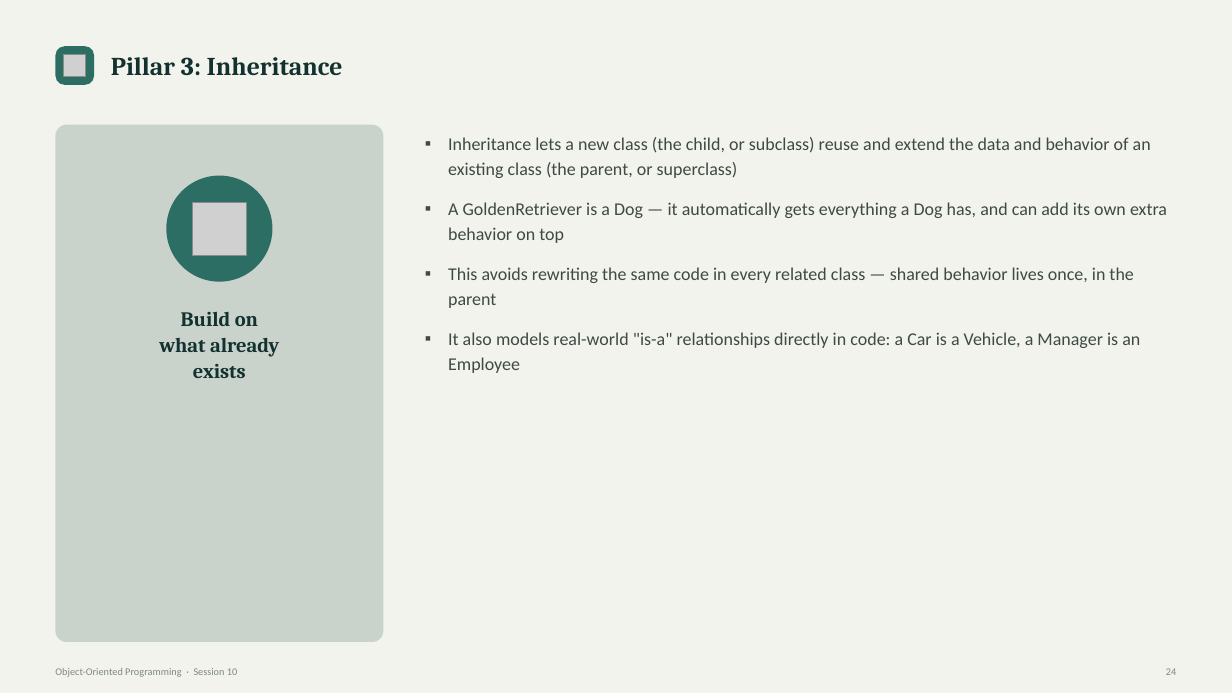
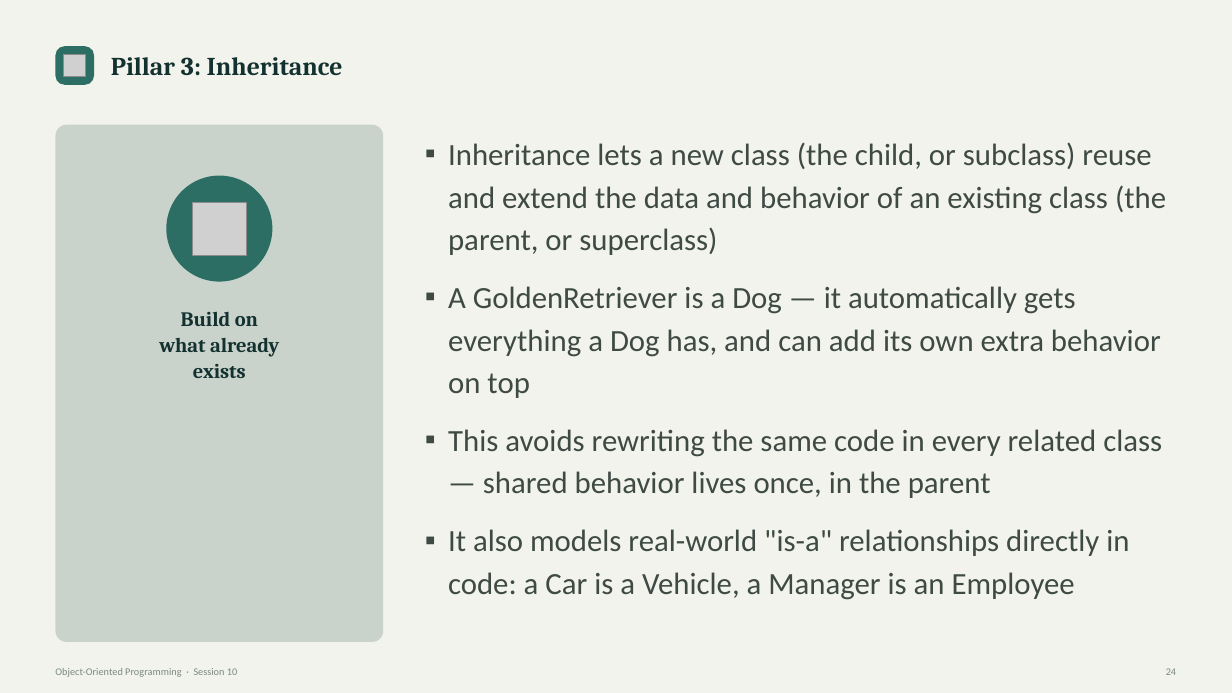
Before and after one commit to waseem-development/ai-ml-course, a slide deck: slide 24 of slides/1_python_slides/9_Object-Oriented Programming - Session 10.pptx. Drawn at 1232x693 pixels with LibreOffice and Linux fonts; fonts in the diff are those of the drawing; grey boxes stand for pictures. Boxes give left, top, right and bottom in pixels: in the first picture for what was removed or moved away, otherwise in the second. Text is boxed around its words. In the diff, an @@ line names an element or a change of style, - is before the commit and + after.

```diff
--- a/slides/1_python_slides/9_Object-Oriented Programming - Session 10.pptx
+++ b/slides/1_python_slides/9_Object-Oriented Programming - Session 10.pptx
@@ text "Inheritance lets a new class ..." at [448, 143, 1166, 600]: size 14 to 24 pt @@
```
Also in this commit, not shown: 4 other slides changed, 2 other files.
